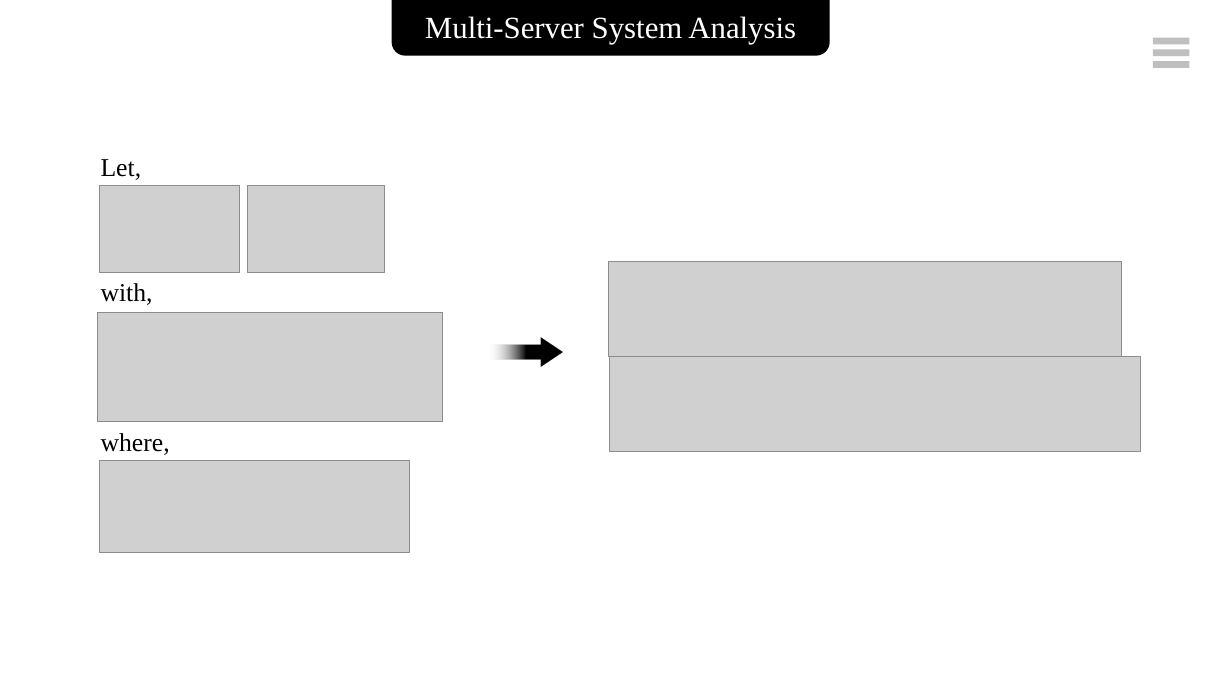
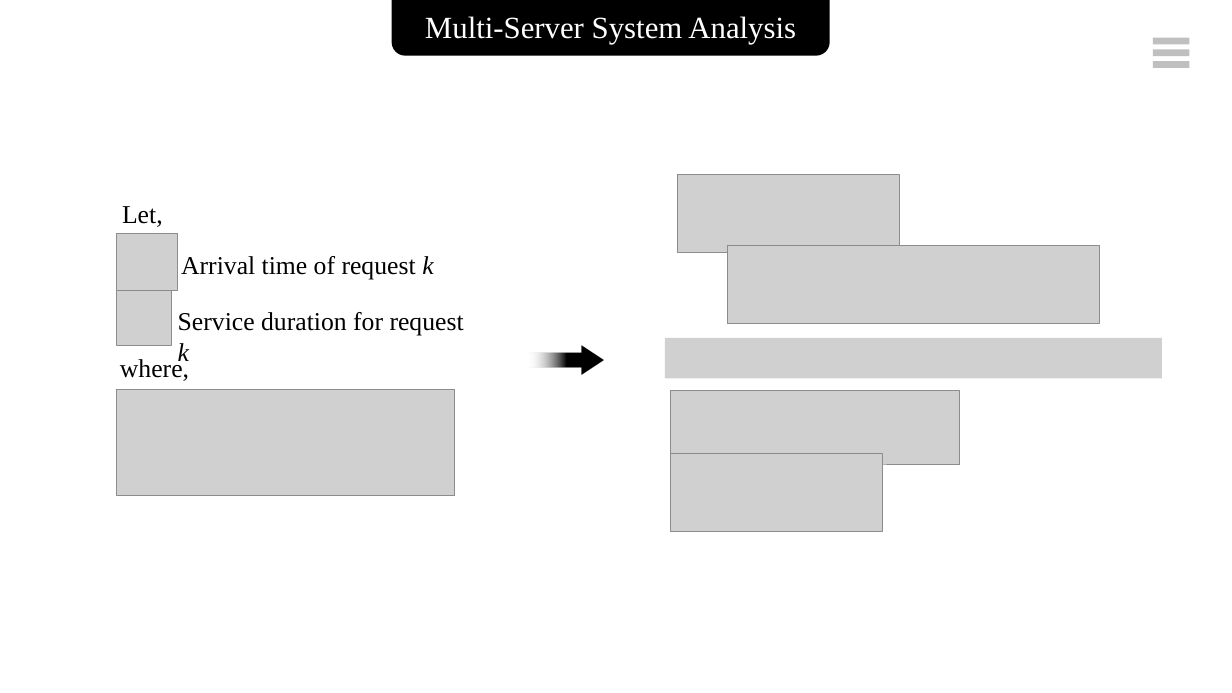
Before and after one commit to prabal1997/Probability, a slide deck: slide 4 of project_4/final_presentation.pptx. Drawn at 1232x693 pixels with LibreOffice and Linux fonts; fonts in the diff are those of the drawing; grey boxes stand for pictures. Boxes give left, top, right and bottom in pixels: in the first picture for what was removed or moved away, otherwise in the second. Text is boxed around its words. In the diff, an @@ line names an element or a change of style, - is before the commit and + after.

```diff
--- a/project_4/final_presentation.pptx
+++ b/project_4/final_presentation.pptx
@@ text "Let,": place and size @@
-text "Let," at (101,159,142,180)
+text "Let," at (122,206,163,227)
@@ text "Let," at (122,206,163,227): alignment left to centre @@
@@ text "where," at (120,357,189,381): alignment left to centre @@
@@ text "where,": place and size @@
-text "where," at (101,433,170,455)
+text "where," at (120,357,189,381)
@@ right arrow: place and size @@
-right arrow at (487,338,563,367)
+right arrow at (528,346,604,374)
@@ group removed at (98,186,1141,552): 6 pictures, 1 text @@
-with,
@@ group added at (116,233,464,495): 3 pictures, 2 texts @@
+Service duration for request k
+Arrival time of request k
@@ group added at (665,175,1163,531): 5 pictures @@
```
Also in this commit, not shown: 7 other slides changed, 8 slides added, 1 slide removed, 14 other files.
